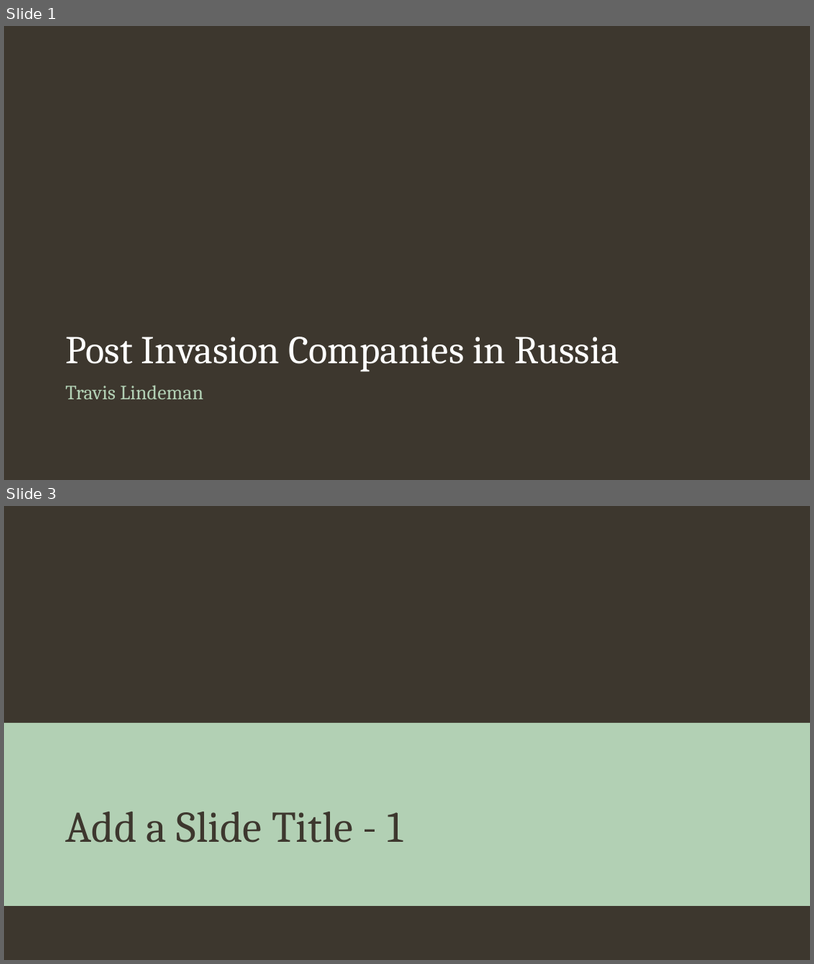
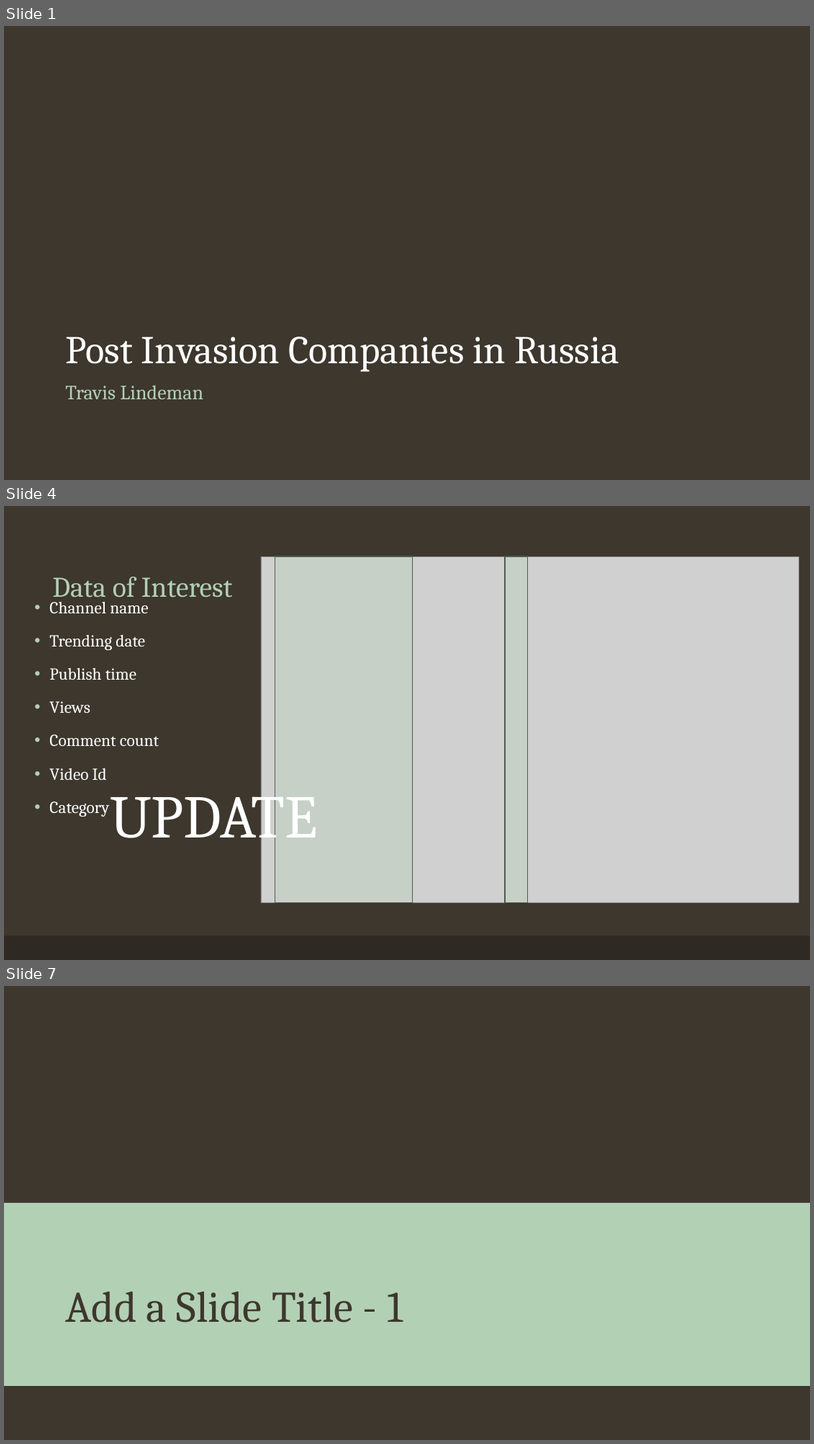
Before and after one commit to tralinde/companies_in_russia, a slide deck: ppt/Companies in Russia After Ukrainian Invasion.pptx. Shown one above the other, each under a label of ours: slides 1 and 3 before the commit, slides 1, 4 and 7 after it; the slides between them are not shown. The pictures are 814x964 and 814x1444 pixels, drawn with LibreOffice and Linux fonts; fonts in the diff are those of the drawing; grey boxes stand for pictures; background and template pictures are left out. Boxes give left, top, right and bottom in pixels: in the first picture for what was removed or moved away, otherwise in the second. Text is boxed around its words. In the diff, an @@ line names an element or a change of style, - is before the commit and + after.

Commit message:
beginning work on ppt presentation and initiating cleaned up readme text.

```diff
--- a/ppt/Companies in Russia After Ukrainian Invasion.pptx
+++ b/ppt/Companies in Russia After Ukrainian Invasion.pptx
@@ slide 4 added at (x1=4, y1=506, x2=810, y2=960), background #3D372E @@
@@ picture added at (x1=261, y1=556, x2=799, y2=902) @@
@@ rectangle added at (x1=275, y1=556, x2=413, y2=902), fill #B2D0B4 at 30% opacity, outline #4E5B4F 1 pt @@
@@ rectangle added at (x1=506, y1=556, x2=528, y2=902), fill #B2D0B4 at 30% opacity, outline #4E5B4F 1 pt @@
@@ title added at (x1=52, y1=577, x2=233, y2=604), 34 pt, text #B2D0B4 @@
+Data of Interest
@@ text added at (x1=49, y1=602, x2=159, y2=816), 20 pt, text #FFFFFF @@
+• Channel name
+• Trending date
+• Publish time
+• Views
+• Comment count
+• Video Id
+• Category
@@ text added at (x1=110, y1=781, x2=318, y2=850), 72 pt, text #FFFFFF @@
+UPDATE
@@ rectangle added at (x1=4, y1=936, x2=810, y2=960), fill #2E2923 @@
@@ what was slide 3 is now slide 7 @@
```
Also in this commit, not shown: 1 slide changed, 7 other slides added, 2 other files.
